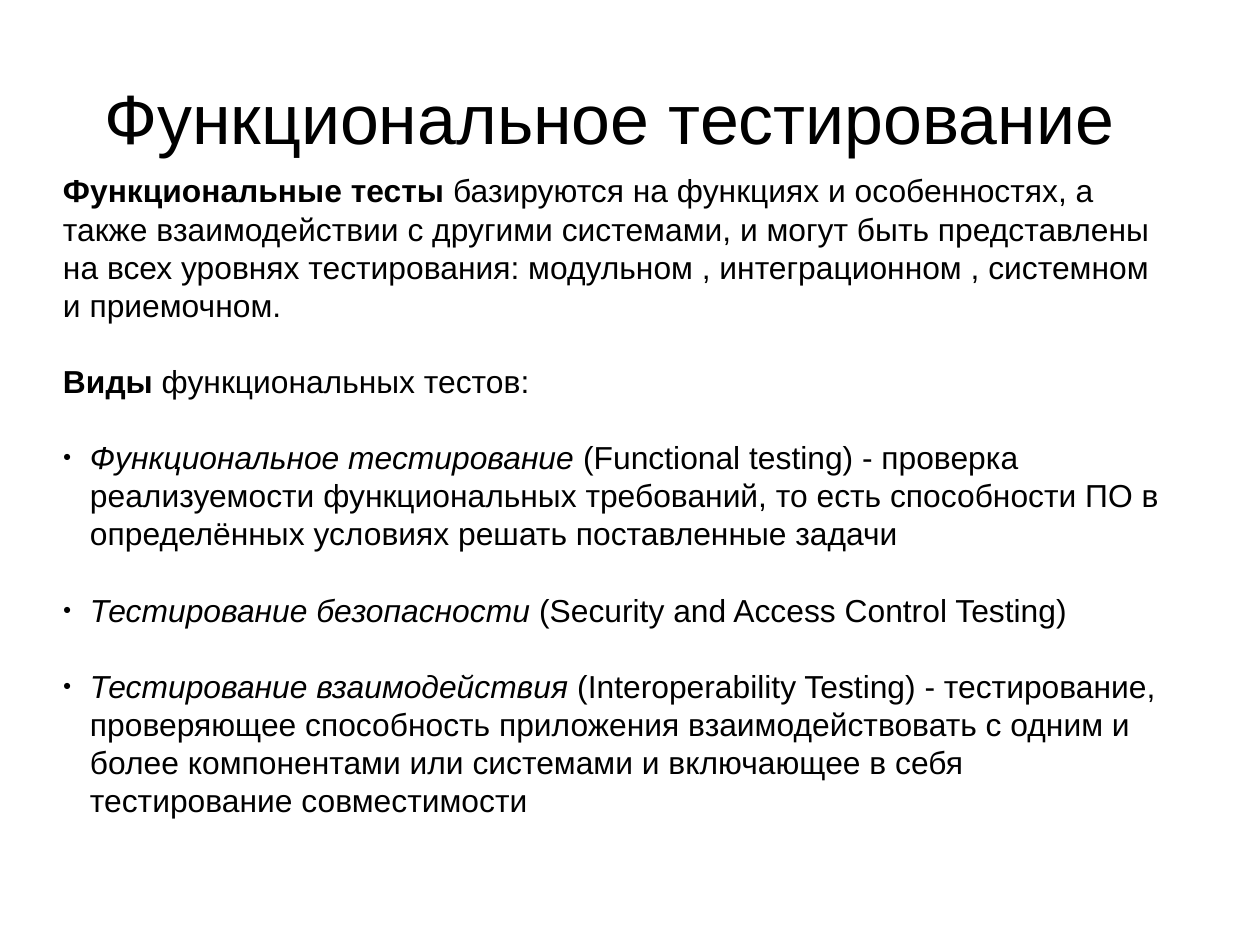
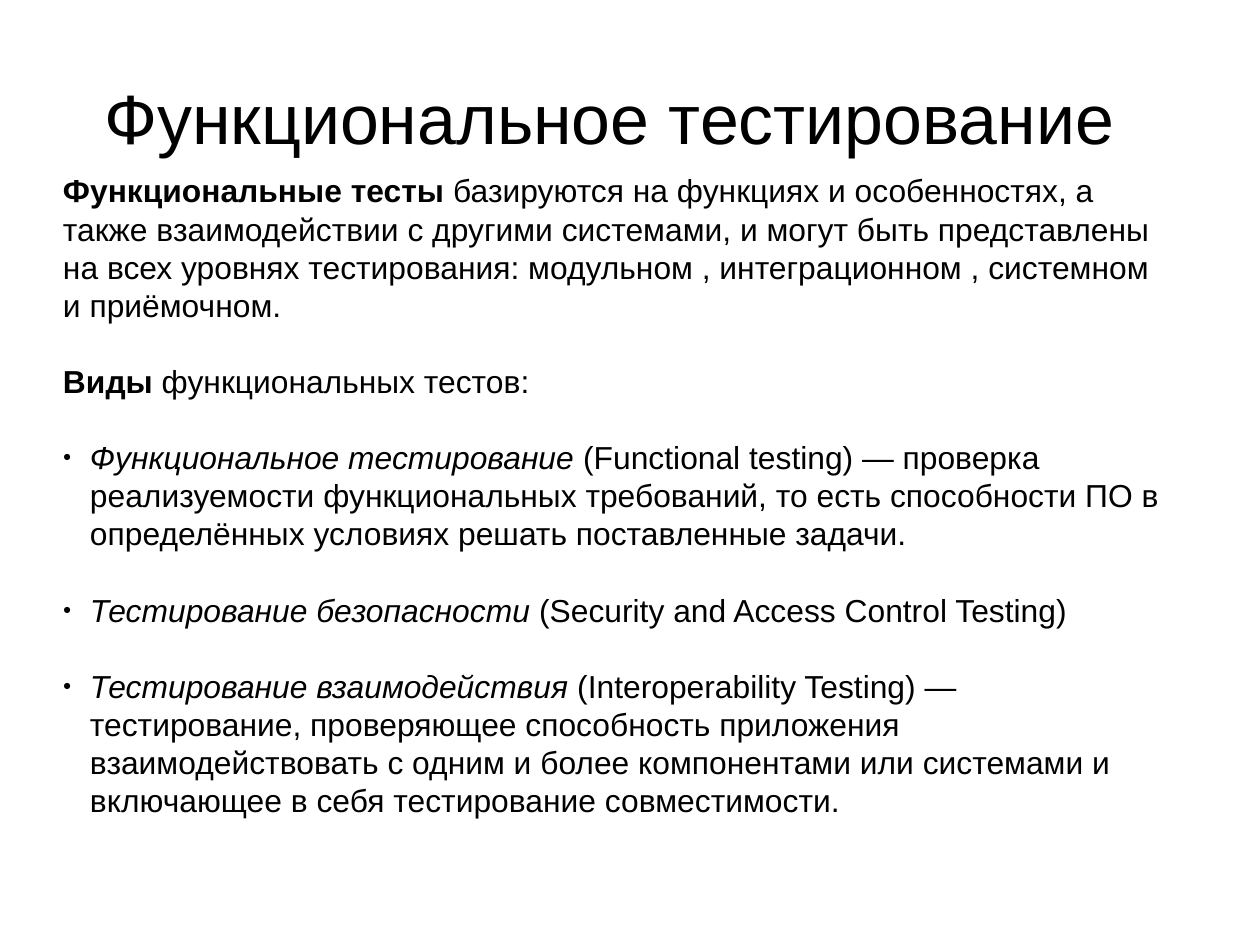
Before and after one commit to MinskLUG/linux_courses, a slide deck: slide 16 of sam-solutions/12_QA_intro_libreoffice.odp. Drawn at 1260x945 pixels with LibreOffice and Linux fonts; fonts in the diff are those of the drawing. Boxes give left, top, right and bottom in pixels: in the first picture for what was removed or moved away, otherwise in the second. Text is boxed around its words. In the diff, an @@ line names an element or a change of style, - is before the commit and + after.

```diff
--- a/sam-solutions/12_QA_intro_libreoffice.odp
+++ b/sam-solutions/12_QA_intro_libreoffice.odp
@@ subtitle at box(63, 178, 1149, 323): text changed @@
-Функциональные тесты базируются на функциях и особенностях, а также взаимодействии с другими системами, и могут быть представлены на всех уровнях тестирования: модульном , интеграционном , системном и приемочном.
+Функциональные тесты базируются на функциях и особенностях, а также взаимодействии с другими системами, и могут быть представлены на всех уровнях тестирования: модульном , интеграционном , системном и приёмочном.
@@ subtitle at box(90, 446, 1159, 551): text changed @@
-● Функциональное тестирование (Functional testing) - проверка реализуемости функциональных требований, то есть способности ПО в определённых условиях решать поставленные задачи
+● Функциональное тестирование (Functional testing) — проверка реализуемости функциональных требований, то есть способности ПО в определённых условиях решать поставленные задачи.
@@ subtitle at box(90, 674, 1110, 813): text changed @@
-● Тестирование взаимодействия (Interoperability Testing) - тестирование, проверяющее способность приложения взаимодействовать с одним и более компонентами или системами и включающее в себя тестирование совместимости
+● Тестирование взаимодействия (Interoperability Testing) — тестирование, проверяющее способность приложения взаимодействовать с одним и более компонентами или системами и включающее в себя тестирование совместимости.
```
Also in this commit, not shown: 7 other slides changed.
